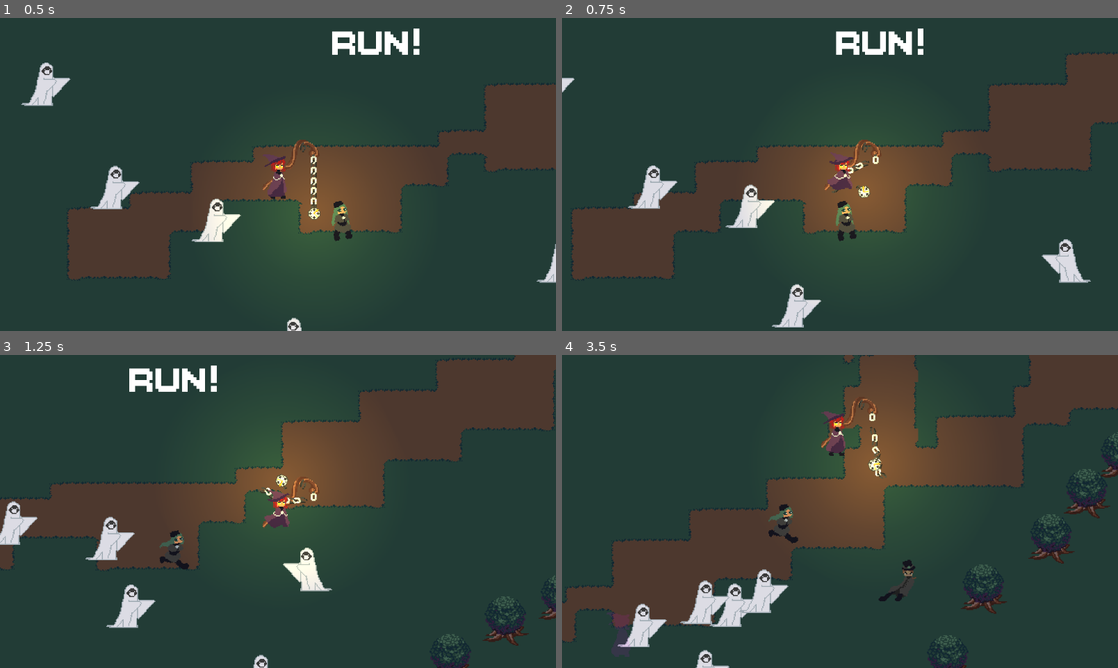
Above: before the commit, frames 1-4 (two rows, left to right).
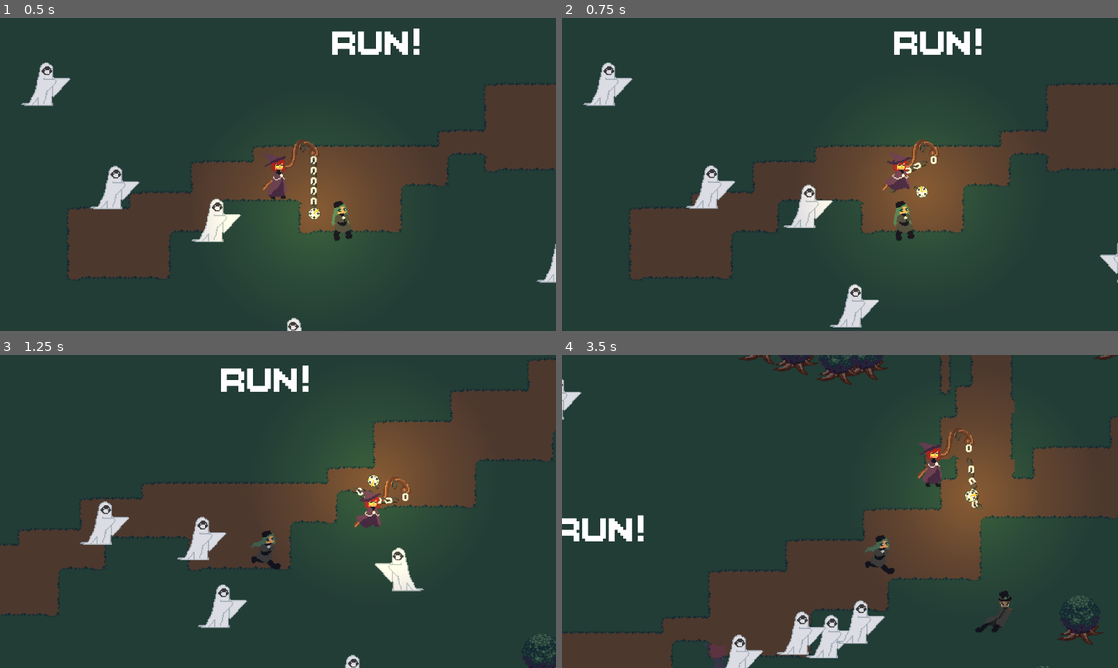
Above: after the commit, the same moments.

Repository: CplCanuck/mru-hacks-2025
Game: Godot game, scene res://Levels/intro_level.tscn
Two runs of this game, one before a commit and one after it. Both use one fixed random seed, a clock stepped at 60 frames per second and the inputs below.
Inputs:
- Up to frame 1 (0.5 s): no input
- Up to frame 2 (0.75 s): hold D (right) from 0.53 s (still down); hold Space (attack) from 0.53 s (still down)
- Up to frame 3 (1.25 s): keep holding D (right); keep holding Space (attack)
- Up to frame 4 (3.5 s): release D (right) at 1.28 s; release Space (attack) at 1.28 s; hold S (down) 1.28-2.03 s; tap F (dash) at 1.35 s; hold D (right) 2.03-2.78 s; hold E (interact) 2.03-2.78 s; hold W (up) from 2.78 s (still down); tap Space (attack) at 2.85 s

Frame 1 is identical in both runs. In frame 2, 21% of the frame differs, in the area x 0-100%, y 3-99%; in frame 3, 29%; in frame 4, 49%, in the area x 0-100%, y 0-100%.

Commit message:
Fix maximize

Diff:
--- a/Levels/game_manager.gd
+++ b/Levels/game_manager.gd
@@ -19,8 +19,12 @@
 
 func change_level(level : levels):
 	if level != levels.NONE:
+		#get_window().mode = get_window().MODE_WINDOWED
+		#await get_tree().process_frame
 		print(get_tree().change_scene_to_packed(level_scenes[level]))
+		#await get_tree().process_frame
+		#get_window().mode = get_window().MODE_MAXIMIZED
 
 func _ready() :
-	get_window().mode = get_window().MODE_MAXIMIZED
+	#get_window().mode = get_window().MODE_MAXIMIZED
 	pass
--- a/Scenes/camera.gd
+++ b/Scenes/camera.gd
@@ -4,8 +4,8 @@
 @export var follow_percentage_height := 0.333
 
 @onready var screen_scale := DisplayServer.screen_get_scale()
-@onready var screen_width = get_viewport().size.x#DisplayServer.screen_get_size().x / screen_scale
-@onready var screen_height = get_viewport().size.y#DisplayServer.screen_get_size().y / screen_scale
+@onready var screen_width = 1152#get_viewport().size.x#DisplayServer.screen_get_size().x / screen_scale
+@onready var screen_height = 648#get_viewport().size.y#DisplayServer.screen_get_size().y / screen_scale
 
 var speed := 100
 
@@ -20,12 +20,14 @@
 
 		# up
 		if player_pos.y < screen_height * follow_percentage_height :
+			print('up')
 			position.y -= abs(player.velocity.y * delta)
 			if player_pos.y < screen_height * (follow_percentage_height / 1.5) :
 				position.y += speed * delta
 
 		# right
 		if player_pos.x > screen_width * (1 - follow_percentage_width) :
+			print('right')
 			position.x += abs(player.velocity.x * delta)
 			if player_pos.x > screen_width * (1 - (follow_percentage_width / 1.5))  :
 				position.x += speed * delta
@@ -39,6 +41,7 @@
 
 		# left
 		if player_pos.x < screen_width * follow_percentage_width :
+			print('left')
 			position.x -= abs(player.velocity.x * delta)
 			if player_pos.x < screen_width * (follow_percentage_width /1.5) :
 				position.x -= speed * delta
--- a/project.godot
+++ b/project.godot
@@ -21,6 +21,7 @@
 
 [display]
 
+window/size/mode=2
 window/stretch/mode="viewport"
 window/canvas_textures/default_texture_filter=0
 
